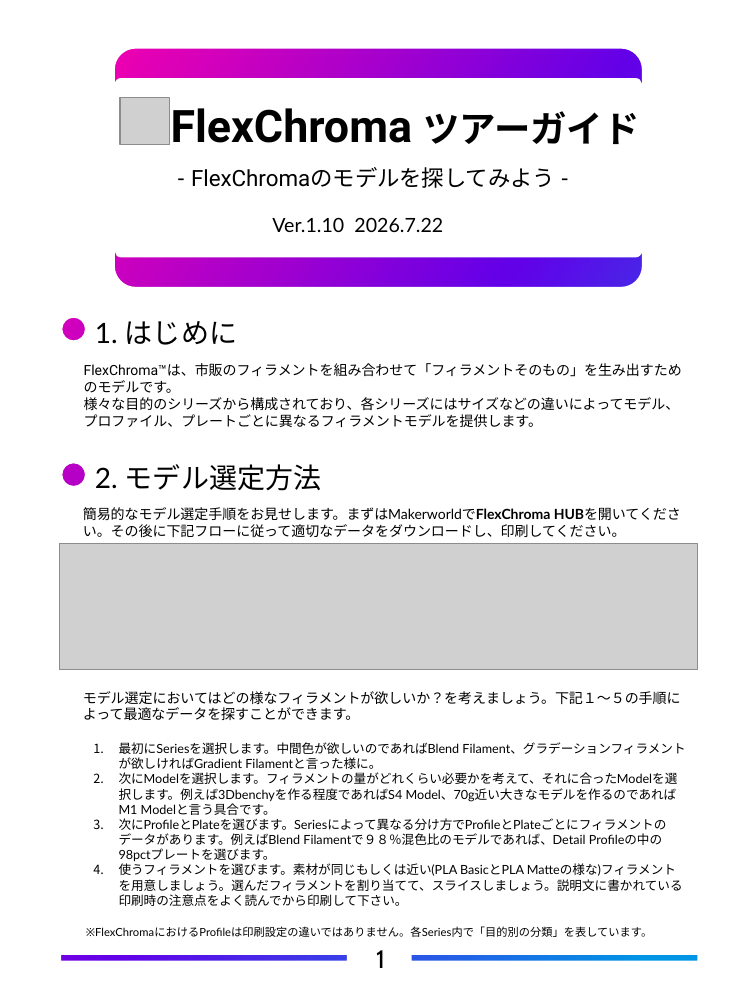
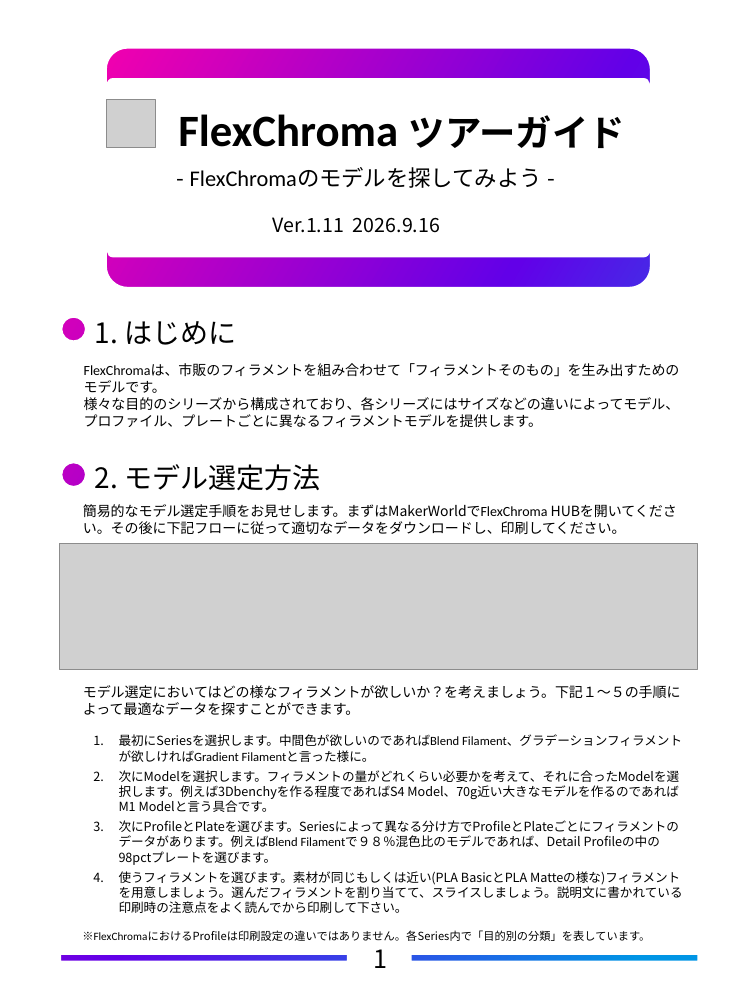
Before and after one commit to FlexChromaHQ/FlexChroma, a slide deck: slide 5 of Documents/Original/FlexChroma_Tour_Guide_JP.pptx. Drawn at 756x1008 pixels with LibreOffice and Linux fonts; fonts in the diff are those of the drawing; grey boxes stand for pictures. Boxes give left, top, right and bottom in pixels: in the first picture for what was removed or moved away, otherwise in the second. Text is boxed around its words. In the diff, an @@ line names an element or a change of style, - is before the commit and + after.

```diff
--- a/Documents/Original/FlexChroma_Tour_Guide_JP.pptx
+++ b/Documents/Original/FlexChroma_Tour_Guide_JP.pptx
@@ freeform shape at (2, 0, 756, 1008): outline redrawn @@
@@ rectangle: place and size @@
-rectangle at (4, 5, 753, 1003)
+rectangle at (7, 10, 748, 998)
@@ picture: place and size @@
-picture at (120, 97, 169, 144)
+picture at (107, 100, 156, 147)
@@ text "FlexChroma ツアーガイド": place and size @@
-text "FlexChroma ツアーガイド" at (171, 108, 639, 144)
+text "FlexChroma ツアーガイド" at (178, 114, 625, 148)
@@ text "FlexChroma ツアーガイド" at (178, 114, 625, 148): font Roboto to Calibri in "FlexChroma"; font Lato to Noto Sans CJK JP in "ツアーガイド" @@
@@ text "- FlexChromaのモデルを探してみよう -" at (190, 167, 542, 188): font Lato to Noto Sans CJK JP in "- FlexChromaのモデルを探してみよう -"; font Roboto to Calibri in "FlexChromaのモデルを探してみよう" @@
@@ text at (272, 217, 440, 233): text changed; font Lato to Noto Sans CJK JP @@
-Ver.1.10 2026.7.22
+Ver.1.11 2026.9.16
@@ text at (84, 364, 680, 393): text changed; font Lato to Noto Sans CJK JP @@
-FlexChroma™は、市販のフィラメントを組み合わせて「フィラメントそのもの」を生み出すためのモデルです。
+FlexChromaは、市販のフィラメントを組み合わせて「フィラメントそのもの」を生み出すためのモデルです。
@@ text at (83, 504, 626, 534): text changed; font Lato to Noto Sans CJK JP @@
-簡易的なモデル選定手順をお見せします。まずはMakerworldでFlexChroma HUBを開いてください。その後に下記フローに従って適切なデータをダウンロードし、印刷してください。
+簡易的なモデル選定手順をお見せします。まずはMakerWorldでFlexChroma HUBを開いてください。その後に下記フローに従って適切なデータをダウンロードし、印刷してください。
@@ font Lato to Noto Sans CJK JP in 3 elements at (95, 321, 237, 345), (95, 464, 321, 491), (83, 685, 681, 715) @@
@@ text "最初にSeriesを選択します。中間色が欲しいのであればBlend Filament、グラデーションフィラメントが欲しけ ...": place and size @@
-text "最初にSeriesを選択します。中間色が欲しいのであればBlend Filament、グラデーションフィラメントが欲しけ ..." at (119, 742, 685, 906)
+text "最初にSeriesを選択します。中間色が欲しいのであればBlend Filament、グラデーションフィラメントが欲しけ ..." at (119, 734, 683, 913)
@@ text "最初にSeriesを選択します。中間色が欲しいのであればBlend Filament、グラデーションフィラメントが欲しけ ..." at (119, 734, 683, 913): font Lato to Noto Sans CJK JP; font Lato to Calibri in "最初にSeriesを選択します。中間色が欲しいのであればBlend Filament、グラデーションフィラメントが欲しけ ...", "次にProfileとPlateを選びます。Seriesによって異なる分け方でProfileとPlateごとにフィラメント ..." @@
@@ text "※FlexChromaにおけるProfileは印刷設定の違いではありません。各Series内で「目的別の分類」を表してい ..." at (82, 930, 650, 941): font Lato to Noto Sans CJK JP, font Lato to Calibri in "※FlexChromaにおけるProfileは印刷設定の違いではありません。各Series内で「目的別の分類」を表してい ..." @@
@@ text "1" at (374, 949, 388, 968): font Cabin to Noto Sans CJK JP @@
```
Also in this commit, not shown: 5 other slides changed, 19 other files.
